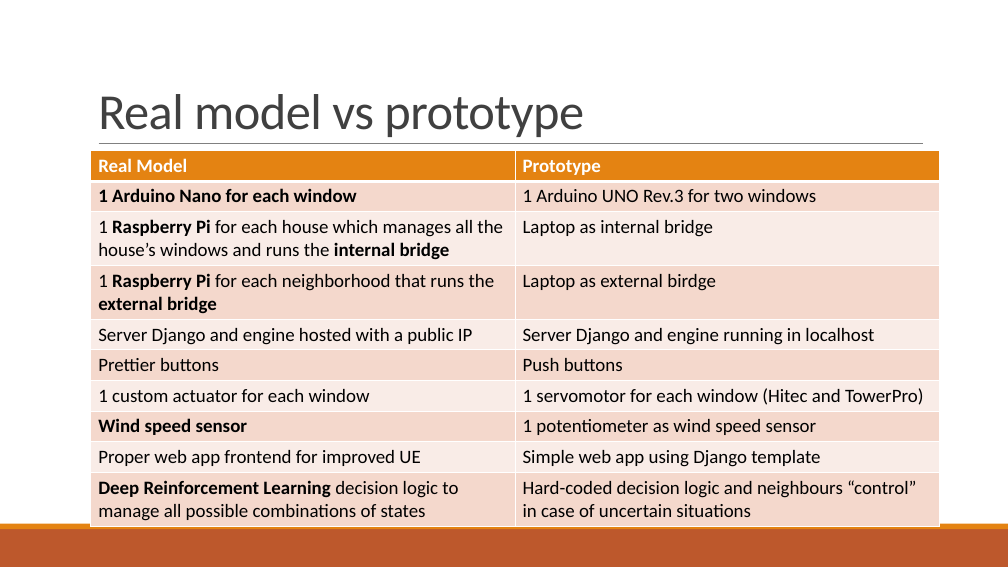
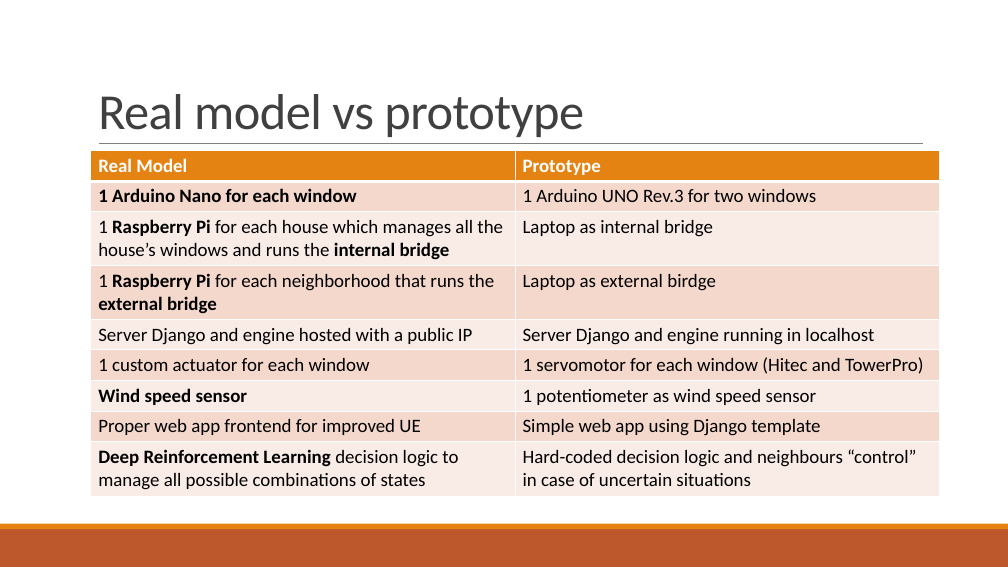
Before and after one commit to francescobaraldi/smart-neighborhood, a slide deck: slide 12 of Smart Neighborhood.pptx. Drawn at 1008x567 pixels with LibreOffice and Linux fonts; fonts in the diff are those of the drawing. Boxes give left, top, right and bottom in pixels: in the first picture for what was removed or moved away, otherwise in the second. Text is boxed around its words. In the diff, an @@ line names an element or a change of style, - is before the commit and + after.

Commit message:
Update ppt

```diff
--- a/Smart Neighborhood.pptx
+++ b/Smart Neighborhood.pptx
@@ table at (91,150,939,494) @@
-row 6: Prettier buttons | Push buttons
```
Also in this commit, not shown: 1 other file.
